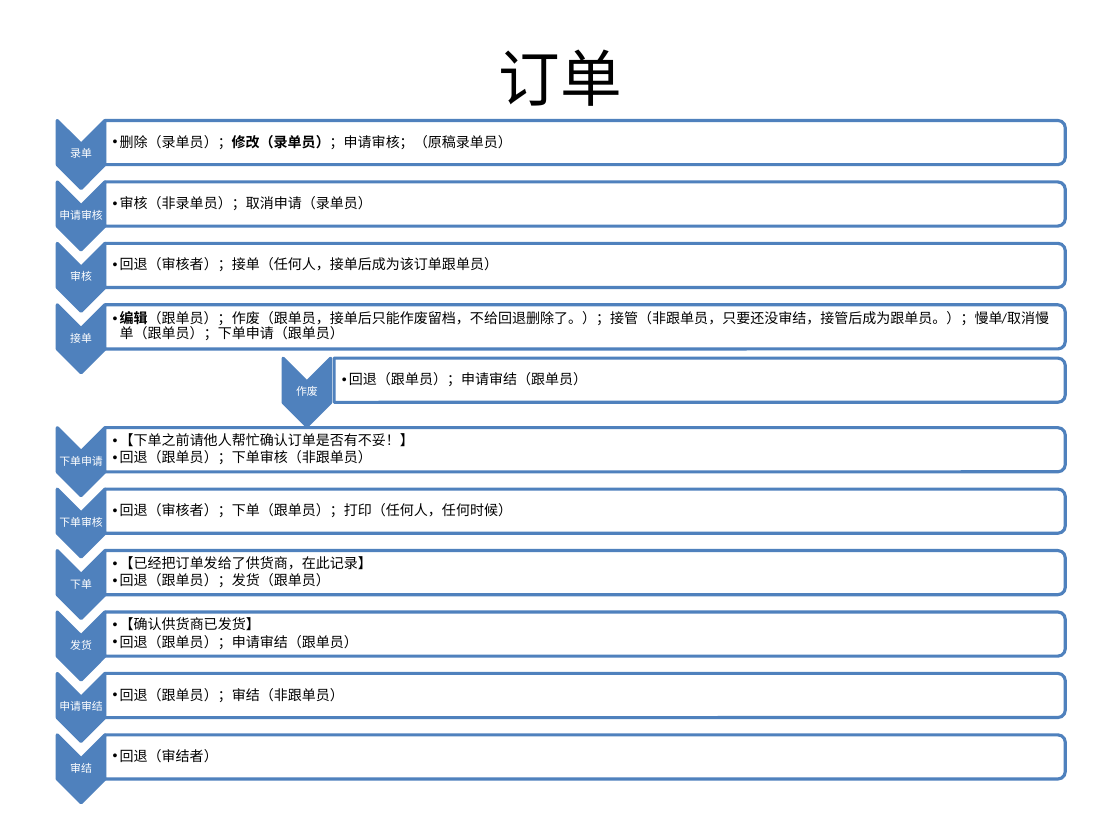
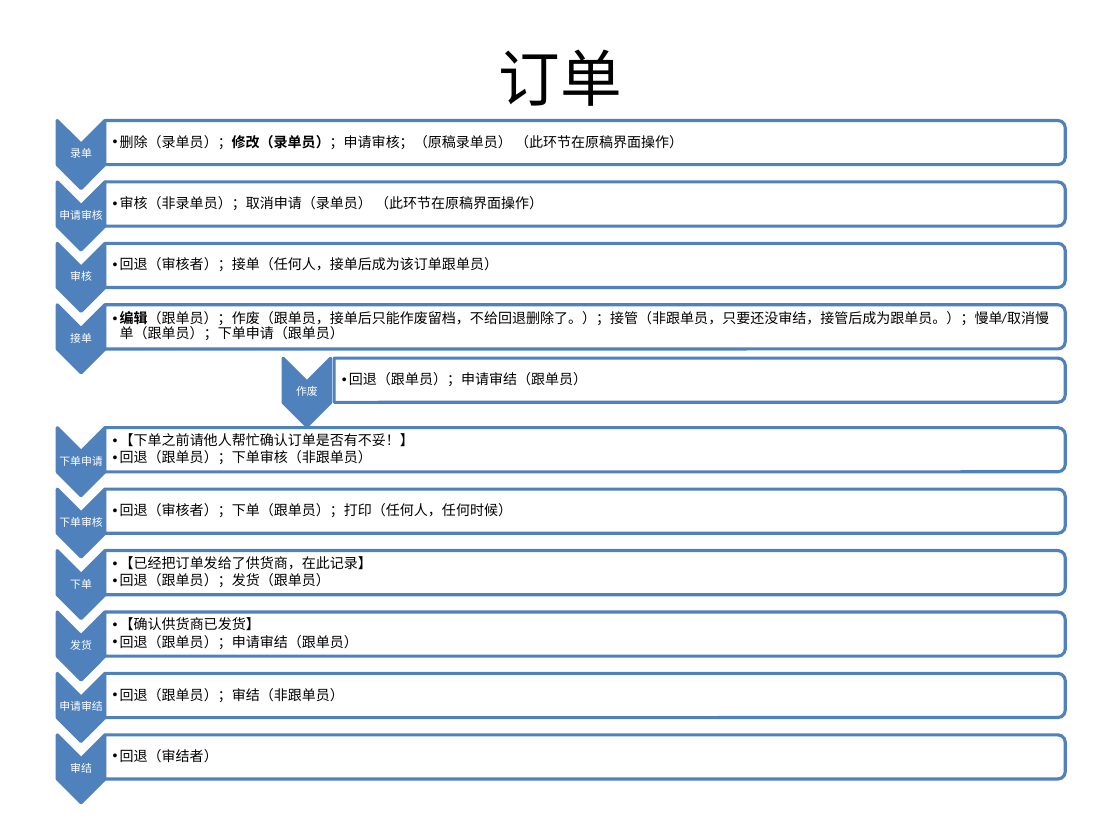
Before and after one commit to yuanly/oa, a slide deck: slide 3 of doc/tutorial.pptx. Drawn at 1120x840 pixels with LibreOffice and Linux fonts; fonts in the diff are those of the drawing. Boxes give left, top, right and bottom in pixels: in the first picture for what was removed or moved away, otherwise in the second. Text is boxed around its words. In the diff, an @@ line names an element or a change of style, - is before the commit and + after.

```diff
--- a/doc/tutorial.pptx
+++ b/doc/tutorial.pptx
@@ text at [120,135,683,149]: text changed @@
-  •• 删除（录单员）；修改（录单员）；申请审核；（原稿录单员）
+  •• 删除（录单员）；修改（录单员）；申请审核；（原稿录单员） （此环节在原稿界面操作）
@@ text at [120,196,543,210]: text changed @@
-  •• 审核（非录单员）；取消申请（录单员）
+  •• 审核（非录单员）；取消申请（录单员） （此环节在原稿界面操作）
```
Also in this commit, not shown: 2 other slides changed, 7 other files.
